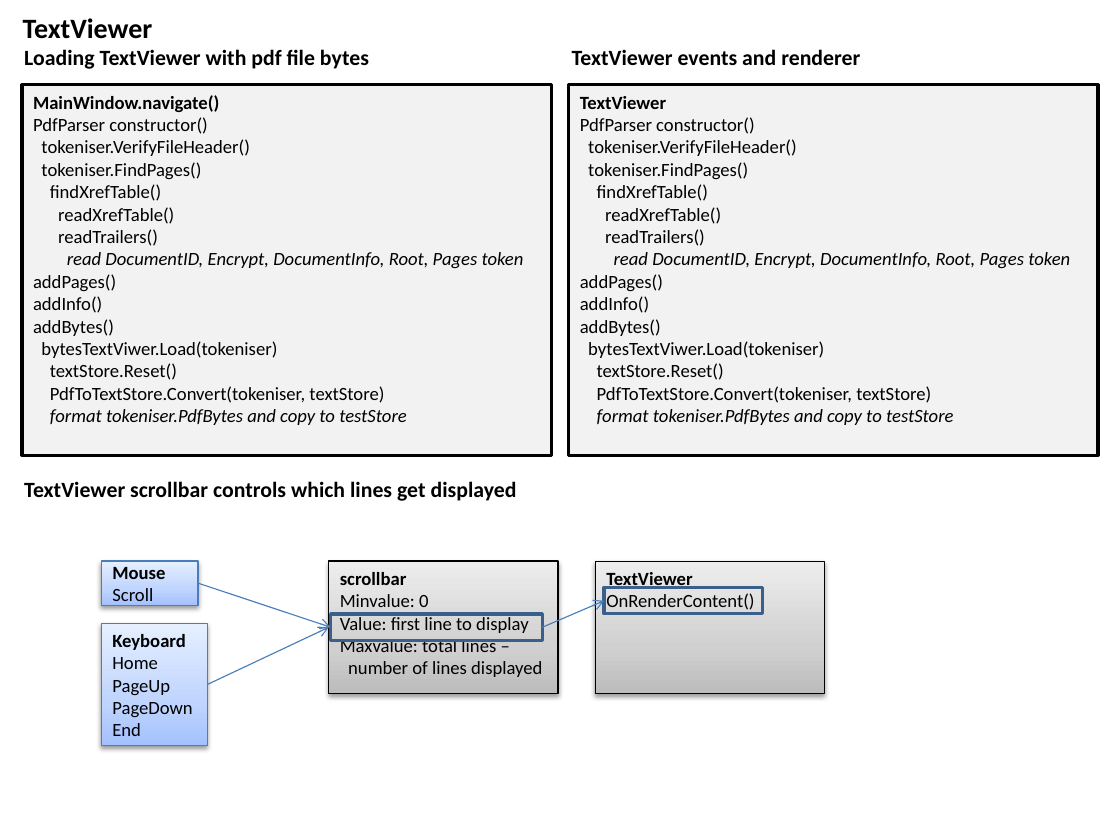
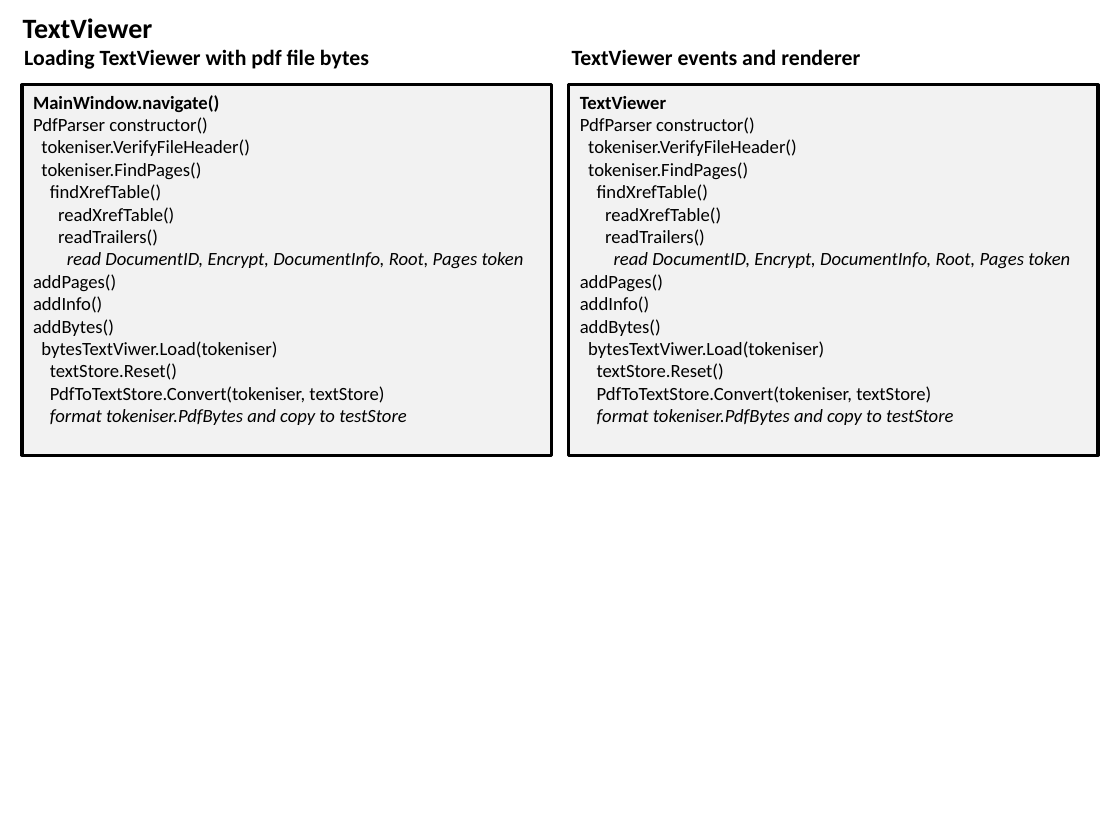
Before and after one commit to PeterHuberSg/PdfParser, a slide deck: slide 13 of PdfParser Design.pptx (slide 7 before the commit). Drawn at 1120x840 pixels with LibreOffice and Linux fonts; fonts in the diff are those of the drawing. Boxes give left, top, right and bottom in pixels: in the first picture for what was removed or moved away, otherwise in the second. Text is boxed around its words. In the diff, an @@ line names an element or a change of style, - is before the commit and + after.

```diff
--- a/PdfParser Design.pptx
+++ b/PdfParser Design.pptx
@@ text removed at <box>24,481,517,501</box> @@
-TextViewer scrollbar controls which lines get displayed
@@ rectangle removed at <box>102,561,198,605</box> @@
-Mouse
-Scroll
@@ rectangle removed at <box>329,561,559,693</box> @@
-scrollbar
-Minvalue: 0
-Value: first line to display
-Maxvalue: total lines –
-number of lines displayed
@@ rectangle removed at <box>595,561,824,693</box> @@
-TextViewer
-OnRenderContent()
@@ arrow removed from (198, 584) to (330, 627) @@
@@ rectangle removed at <box>604,588,763,615</box> @@
@@ rectangle removed at <box>102,624,207,746</box> @@
-Keyboard
-Home
-PageUp
-PageDown
-End
@@ arrow removed from (207, 684) to (329, 627) @@
@@ rectangle removed at <box>330,614,542,641</box> @@
@@ arrow removed from (542, 627) to (604, 600) @@
```
Also in this commit, not shown: 2 other slides changed, 2 slides added, 12 other files.
